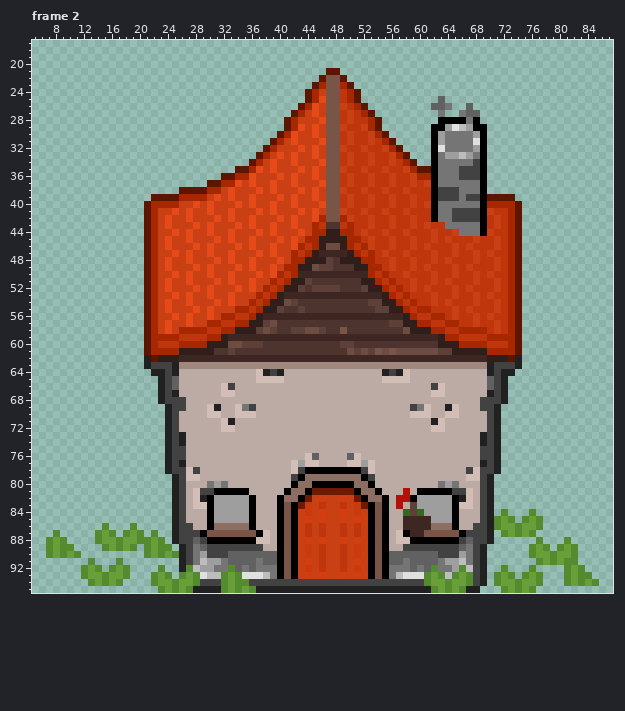
Two versions of one pixel-art file, Assets/Arts/Construction/House/House01.aseprite. Above is the file before it was changed.
96x96 pixels, 5 frames. Colours within 5 levels of each other are drawn and written as one. Shown: frame 2: x 5..87, y 17..95. The commit also changed other frames, which this record leaves out.
The same view after the edit:
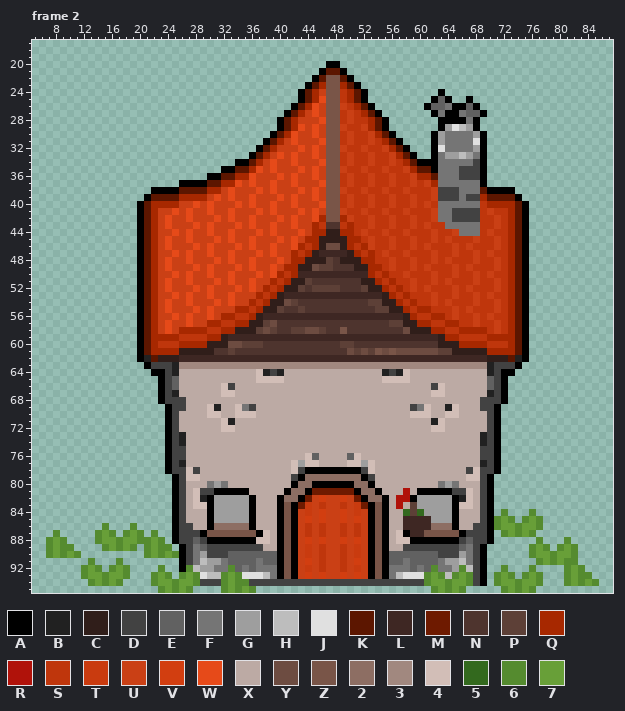
Palette (. is transparent): A #000000  B #212121  C #301e1a  D #424242  E #616161  F #757575  G #9e9e9e  H #bdbdbd  J #e0e0e0  K #5c1600  L #3e2723  M #6e1a00  N #4e342e  P #5d4037  Q #a72800  R #b0120a  S #bf360c  T #c93b0f  U #ca4015  V #d23e10  W #e64a19  X #bcaaa4  Y #6d4c41  Z #795548  2 #8d6e63  3 #a1887f  4 #d2beb7  5 #33691e  6 #558b2f  7 #689f38
Difference:
layer "Flattened" added
layer "House" removed
layer "Roof" removed
layer "Chimney" removed
Changed rows in their new state; - is an unchanged pixel.
Frame 2:
first column x 20:
20 ---------------------------AA---------------------------
21 --------------------------A--A--------------------------
22 -------------------------A----A-------------------------
23 ------------------------A------A------------------------
24 -----------------------A--------A----------A------------
25 -----------------------A--------A---------A-A--A--------
26 ----------------------A----------A-------A---AA-A-------
27 ---------------------A------------A-------A-AA---A------
28 --------------------A--------------A--------------------
29 --------------------A--------------A------.------.------
30 -------------------A----------------A-------------------
31 ------------------A------------------A------------------
32 -----------------A--------------------A-----------------
33 ----------------A----------------------A----------------
34 --------------AA------------------------AA--------------
35 ------------AA------------------------------------------
36 ----------AA------------------------------K-------------
37 ------AAAA--------------------------------Q-------------
38 --AAAA------------------------------------U------KAAAA--
39 -A----------------------------------------U------Q----A-
40 A-----------------------------------------S------S-----A
41 A-----------------------------------------U------S-----A
42 A-----------------------------------------U------S-----A
43 A------------------------------------------------S-----A
44 A------------------------------------------------S-----A
45 A------------------------------------------------------A
46 A------------------------------------------------------A
47 A------------------------------------------------------A
48 A------------------------------------------------------A
49 A------------------------------------------------------A
50 A------------------------------------------------------A
51 A------------------------------------------------------A
52 A------------------------------------------------------A
53 A------------------------------------------------------A
54 A------------------------------------------------------A
55 A------------------------------------------------------A
56 A------------------------------------------------------A
57 A------------------------------------------------------A
58 A------------------------------------------------------A
59 A------------------------------------------------------A
60 A------------------------------------------------------A
61 A------------------------------------------------------A
62 A------------------------------------------------------A
63 -A----------------------------------------------------A-
64 --AA------------------------------------------------AA--
65 ---A------------------------------------------------A---
66 ---A------------------------------------------------A---
67 ---A------------------------------------------------A---
68 ---A------------------------------------------------A---
69 ----A----------------------------------------------A----
70 ----A----------------------------------------------A----
71 ----A----------------------------------------------A----
72 ----A----------------------------------------------A----
73 ----A----------------------------------------------A----
74 ----A----------------------------------------------A----
75 ----A----------------------------------------------A----
76 ----A----------------------------------------------A----
77 ----A----------------------------------------------A----
78 ----A----------------------------------------------A----
79 -----A--------------------------------------------A-----
80 -----A--------------------------------------------A-----
81 -----A--------------------------------------------A-----
82 -----A--------------------------------------------A-----
83 -----A--------------------------------------------A-----
84 -----A--------------------------------------------A-----
85 -----A--------------------------------------------A-----
86 -----A--------------------------------------------A-----
87 -----A--------------------------------------------A-----
88 -----A--------------------------------------------A-----
89 ------A------------------------------------------A------
90 ------A------------------------------------------A------
91 ------A------------------------------------------A------
92 ------A------------------------------------------A------
93 -------------------------------------------------A------
94 -------------------------------------------------A------
95 --------....-----.........................-----..-------
Boxes around the changes in both pictures, in picture pixels (x1, y1, x2, y2):
changed: (137, 61, 529, 593)
